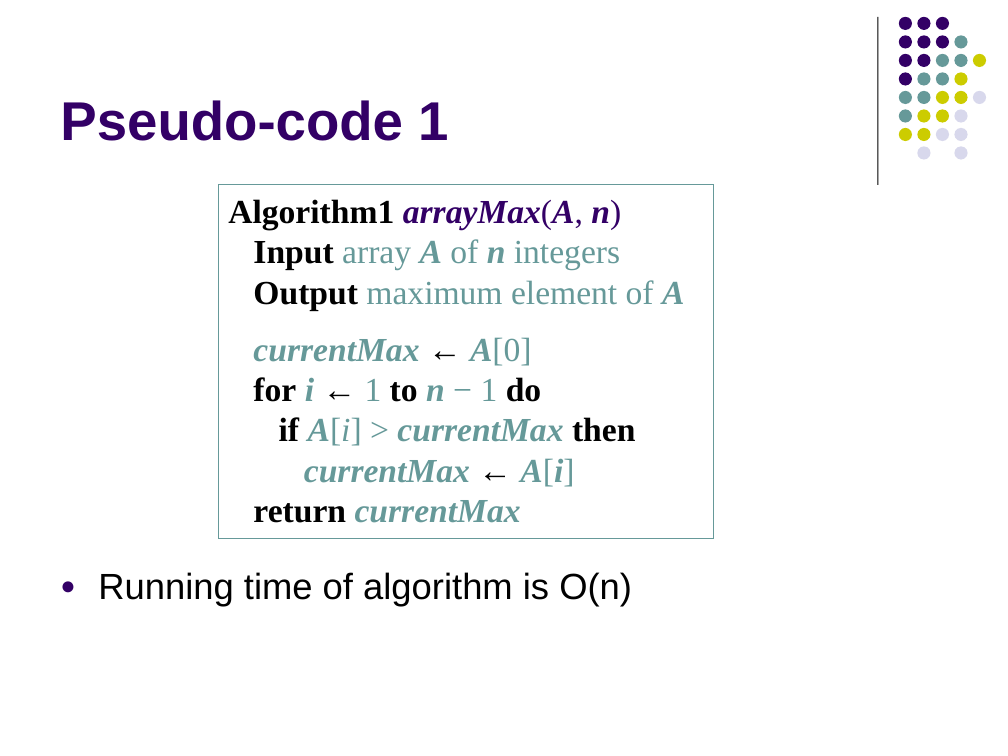
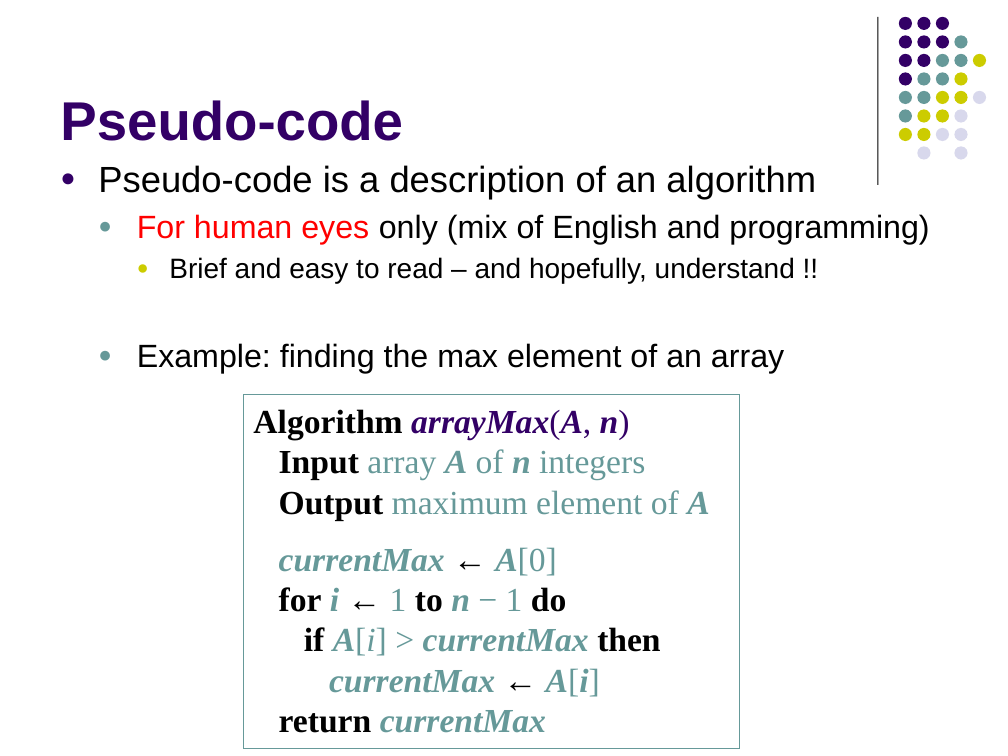
Before and after one commit to wissamfawaz/lau-coe312-data-structures, a slide deck: slide 10 of slides/Lecture9.pptx (slide 1 before the commit). Drawn at 1008x756 pixels with LibreOffice and Linux fonts; fonts in the diff are those of the drawing. Boxes give left, top, right and bottom in pixels: in the first picture for what was removed or moved away, otherwise in the second. Text is boxed around its words. In the diff, an @@ line names an element or a change of style, - is before the commit and + after.

```diff
--- a/slides/Lecture9.pptx
+++ b/slides/Lecture9.pptx
@@ title at [60,100,403,141]: text changed @@
-Pseudo-code 1
+Pseudo-code
@@ text at [98,165,929,374]: text changed; size 26 to 23 pt @@
-● Running time of algorithm is O(n)
+● Pseudo-code is a description of an algorithm
+  ● For human eyes only (mix of English and programming)
+    ● Brief and easy to read – and hopefully, understand !!
+  ● Example: finding the max element of an array
@@ rectangle "Algorithm arrayMax(A, n)": place and size @@
-rectangle "Algorithm arrayMax(A, n)" at [219,184,715,538]
+rectangle "Algorithm arrayMax(A, n)" at [244,395,740,749]
@@ text in rectangle at [253,409,630,439]: text changed @@
-Algorithm1 arrayMax(A, n)
+Algorithm arrayMax(A, n)
```
Also in this commit, not shown: 1 other slide changed, 27 slides added, 6 slides removed, 12 other files.
